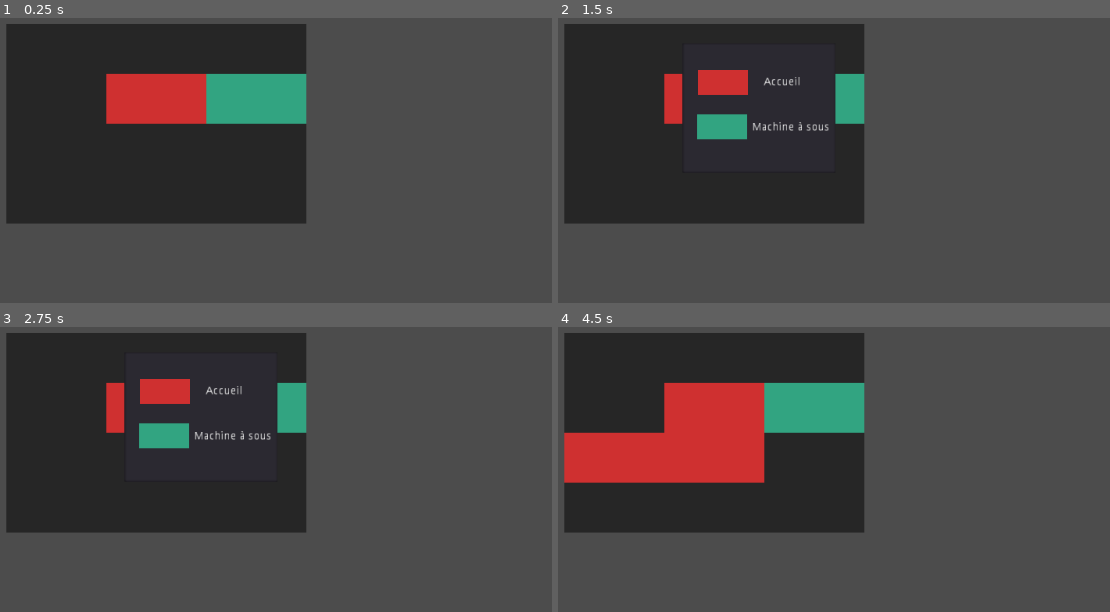
Above: before the commit, frames 1-4 (two rows, left to right).
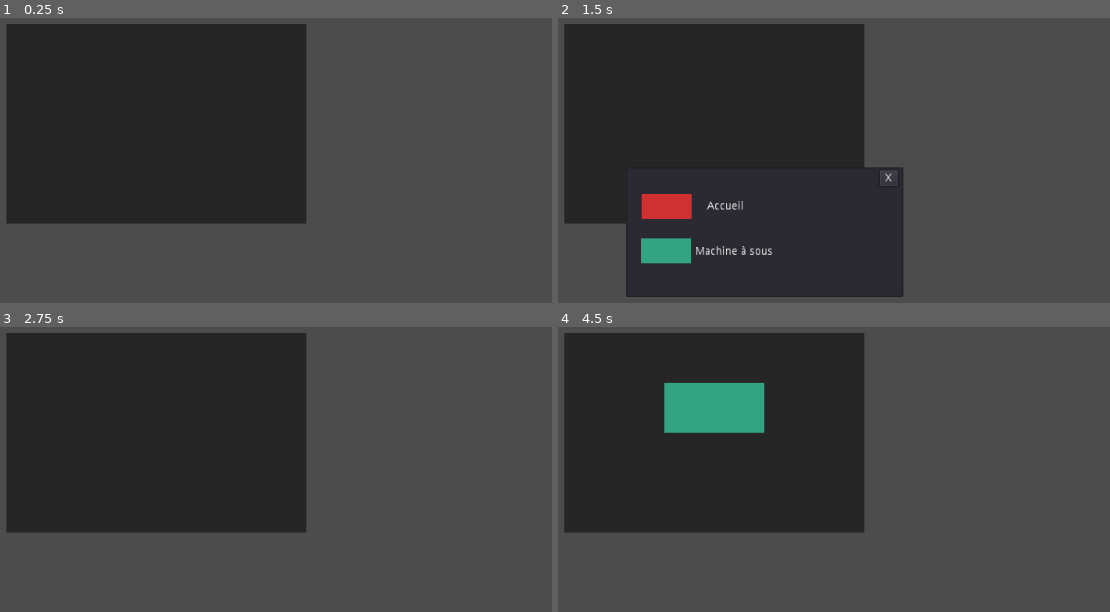
Above: after the commit, the same moments.

Repository: GeoffroyMuller/casino-manager
Game: Godot game, scene res://Scene/Grid_casino.tscn
Same seed, same stepped clock (60 frames per second), same inputs: the game is played once before the commit and once after it. The project has no main scene, so this scene is started directly.
Inputs (mouse positions are in pixels of both pictures, inside the frame that each line leads up to):
- Up to frame 1 (0.25 s): no input
- Up to frame 2 (1.5 s): tap Enter at 0.5 s; move the mouse to (960, 120) at 0.52 s; click (960, 120) at 0.67 s; tap Space at 1.25 s; move the mouse to (624, 166) at 1.27 s; click (624, 166) at 1.42 s
- Up to frame 3 (2.75 s): click (331, 486) at 2 s, where only the run after the commit has a clickable "X"
- Up to frame 4 (4.5 s): click (723, 389) at 2.77 s; click (762, 475) at 3.52 s; click (723, 389) at 4.27 s

The runs differ from the first frame. In frame 1, 6.4% of the frame differs, in the area x 19-56%, y 19-38%; in frame 2, 18%, in the area x 12-63%, y 18-98%; in frame 3, 3.5%; in frame 4, 13%.

Commit message:
the room menu pop where the mouse is

Diff:
--- a/Scene/Grid_casino.tscn
+++ b/Scene/Grid_casino.tscn
@@ -1,7 +1,7 @@
 [gd_scene load_steps=3 format=2]
 
 [ext_resource path="res://Scene/Script/Grid_casino.gd" type="Script" id=1]
-[ext_resource path="res://Scene/RoomsMenu.tscn" type="PackedScene" id=2]
+[ext_resource path="res://Scene/room_menu.tscn" type="PackedScene" id=2]
 
 [node name="Grid_casino" type="Node2D"]
 position = Vector2( 292.3, 178.287 )
--- a/Scene/Script/Grid_casino.gd
+++ b/Scene/Script/Grid_casino.gd
@@ -1,7 +1,5 @@
 extends Node2D
 
-onready var accueil : PackedScene =  preload("res://Scene/Accueil.tscn")
-onready var machine_sous : PackedScene =  preload("res://Scene/Machine_sous.tscn")
 onready var nul : PackedScene = preload("res://Scene/Empty.tscn")
 
 signal gainChanged(gain)
@@ -18,8 +16,6 @@
 
 func _ready():
 	initialize_empty_grid()
-	set_object_at_coordonates(1,1,accueil)
-	set_object_at_coordonates(1,2,machine_sous)
 	pass
 
 func get_object_at_coordonates(x_coord, y_coord) -> PackedScene :
@@ -67,14 +63,16 @@
 	object_instance.connect("clicked", self,"onObjectClicked")
 	object_instance.connect("facture", self,"onFactureReceived")
 
-# when a room is clicked
+func display_room_menu(room):
+	$allRoom/RoomsMenu.visible = true
+	$allRoom/RoomsMenu.position = get_global_mouse_position() - $".".position
+	$allRoom/RoomsMenu.set_pos(room.get_pos()[0], room.get_pos()[1])
+
+# when a room is clicked screen the menu to select the room
 func onObjectClicked(room, id):
 	print(room.get_pos(), " ", id)
-	#replace an empty room with the room stocked in objectToCreate
-	if (id == 0):
-		$allRoom/RoomsMenu.visible = true
-		$allRoom/RoomsMenu.set_pos(room.get_pos()[0], room.get_pos()[1])
-	# else print info of the selected room
+	if (id == 0 and $allRoom/RoomsMenu.visible == false):
+		display_room_menu(room)
 
 func onObjectSelected(room, pos):
 	set_object_at_coordonates(pos[0], pos[1], room)
--- a/Scene/Script/RoomsMenu.gd
+++ b/Scene/Script/RoomsMenu.gd
@@ -26,3 +26,8 @@
 
 func _on_MASButton_pressed():
 	create_and_init(machine_sous)
+
+
+func _on_exit_pressed():
+	self.visible = false
+	pass # Replace with function body.
--- a/Scene/RoomsMenu.tscn
+++ b/Scene/room_menu.tscn
@@ -12,7 +12,7 @@
 margin_bottom = 40.0
 
 [node name="ItemList" type="ItemList" parent="Panel"]
-margin_right = 196.0
+margin_right = 355.0
 margin_bottom = 166.0
 max_columns = 4
 
@@ -46,5 +46,13 @@
 margin_right = 188.244
 margin_bottom = 115.436
 text = "Machine à sous"
+
+[node name="exit" type="Button" parent="Panel/ItemList"]
+margin_left = 325.0
+margin_top = 4.0
+margin_right = 348.0
+margin_bottom = 24.0
+text = "X"
 [connection signal="pressed" from="Panel/ItemList/AccueilButton" to="." method="_on_AccueilButton_pressed"]
 [connection signal="pressed" from="Panel/ItemList/MASButton" to="." method="_on_MASButton_pressed"]
+[connection signal="pressed" from="Panel/ItemList/exit" to="." method="_on_exit_pressed"]
